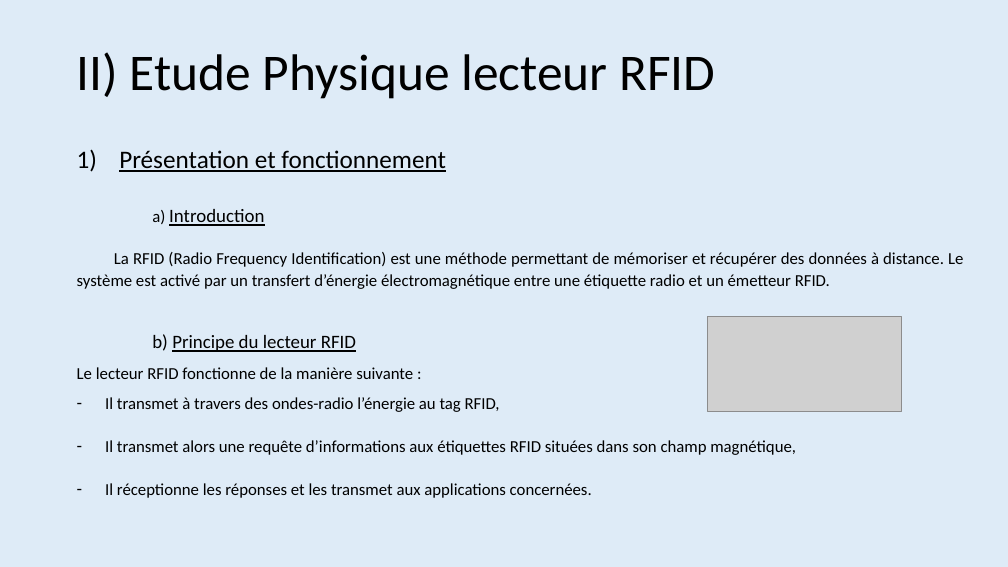
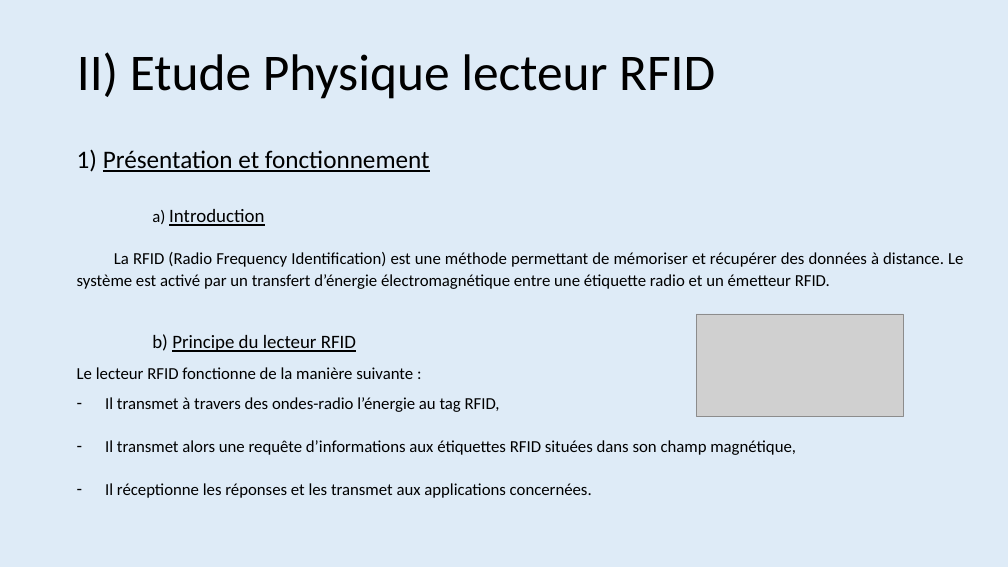
Before and after one commit to Maja2308/Projet_Cross, a slide deck: slide 15 of Diagrammes Communs/Presentation_Revue0.pptx. Drawn at 1008x567 pixels with LibreOffice and Linux fonts; fonts in the diff are those of the drawing; grey boxes stand for pictures. Boxes give left, top, right and bottom in pixels: in the first picture for what was removed or moved away, otherwise in the second. Text is boxed around its words. In the diff, an @@ line names an element or a change of style, - is before the commit and + after.

```diff
--- a/Diagrammes Communs/Presentation_Revue0.pptx
+++ b/Diagrammes Communs/Presentation_Revue0.pptx
@@ text at <box>77,149,430,172</box>: text changed @@
-1) Présentation et fonctionnement
+1) Présentation et fonctionnement
@@ picture: place and size @@
-picture at <box>708,317,901,411</box>
+picture at <box>696,314,903,417</box>
```
Also in this commit, not shown: 8 other slides changed, 1 slide removed, 3 other files.
